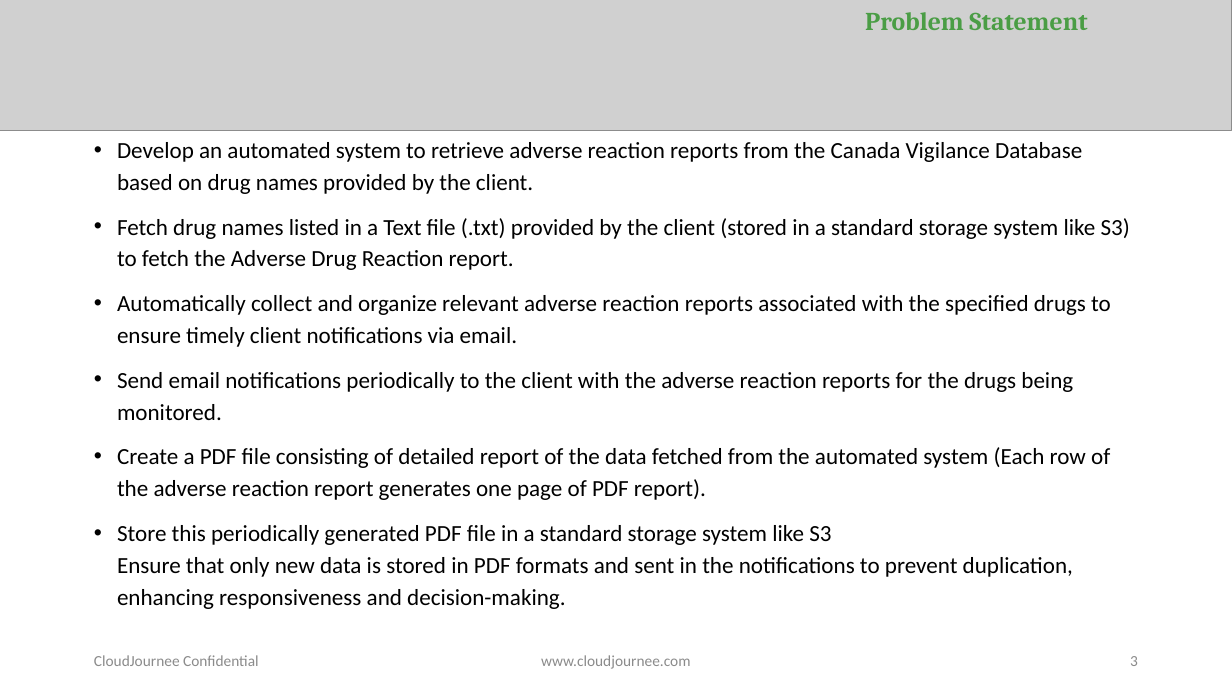
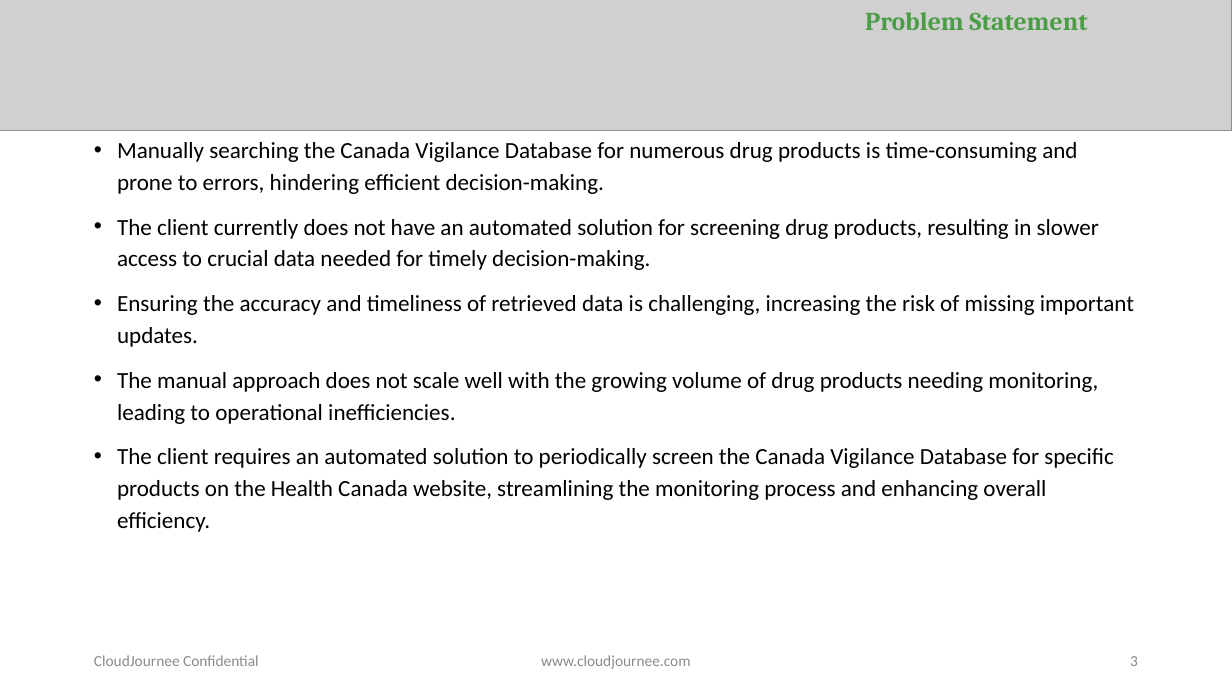
Before and after one commit to Ashwinyyy/cvp-2-dev, a slide deck: slide 3 of CVP_Project_Proposal/CVP_Project_Proposal-cvp-2.pptx. Drawn at 1232x693 pixels with LibreOffice and Linux fonts; fonts in the diff are those of the drawing; grey boxes stand for pictures. Boxes give left, top, right and bottom in pixels: in the first picture for what was removed or moved away, otherwise in the second. Text is boxed around its words. In the diff, an @@ line names an element or a change of style, - is before the commit and + after.

Commit message:
adding ppt

```diff
--- a/CVP_Project_Proposal/CVP_Project_Proposal-cvp-2.pptx
+++ b/CVP_Project_Proposal/CVP_Project_Proposal-cvp-2.pptx
@@ text at (117,142,1134,532): text changed @@
-• Develop an automated system to retrieve adverse reaction reports from the Canada Vigilance Database based on drug names provided by the client.
-• Fetch drug names listed in a Text file (.txt) provided by the client (stored in a standard storage system like S3) to fetch the Adverse Drug Reaction report.
-• Automatically collect and organize relevant adverse reaction reports associated with the specified drugs to ensure timely client notifications via email.
-• Send email notifications periodically to the client with the adverse reaction reports for the drugs being monitored.
-• Create a PDF file consisting of detailed report of the data fetched from the automated system (Each row of the adverse reaction report generates one page of PDF report).
-• Store this periodically generated PDF file in a standard storage system like S3
-  Ensure that only new data is stored in PDF formats and sent in the notifications to prevent duplication, enhancing responsiveness and decision-making.
+• Manually searching the Canada Vigilance Database for numerous drug products is time-consuming and prone to errors, hindering efficient decision-making.
+• The client currently does not have an automated solution for screening drug products, resulting in slower access to crucial data needed for timely decision-making.
+• Ensuring the accuracy and timeliness of retrieved data is challenging, increasing the risk of missing important updates.
+• The manual approach does not scale well with the growing volume of drug products needing monitoring, leading to operational inefficiencies.
+• The client requires an automated solution to periodically screen the Canada Vigilance Database for specific products on the Health Canada website, streamlining the monitoring process and enhancing overall efficiency.
```
Also in this commit, not shown: 2 other slides changed.
